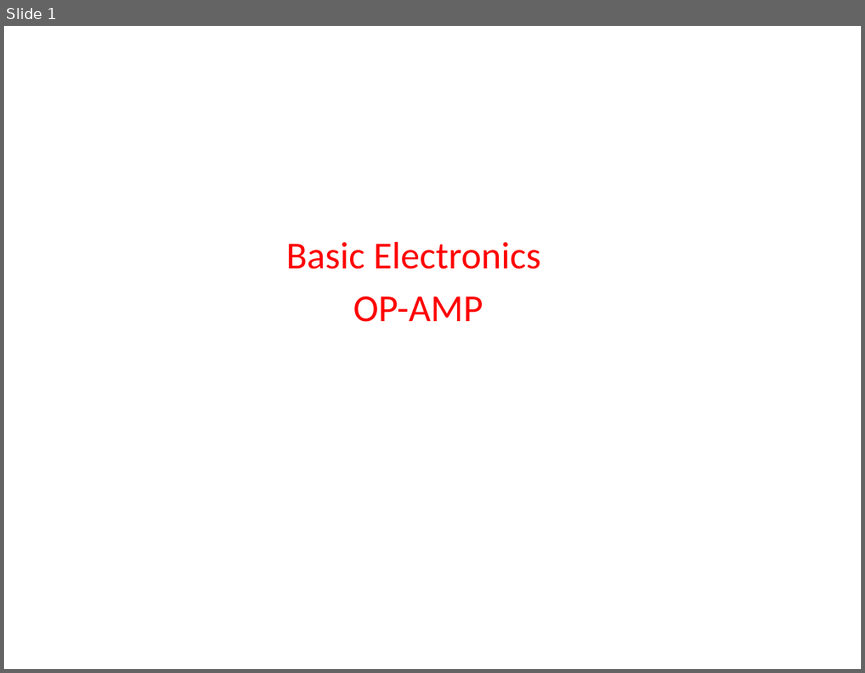
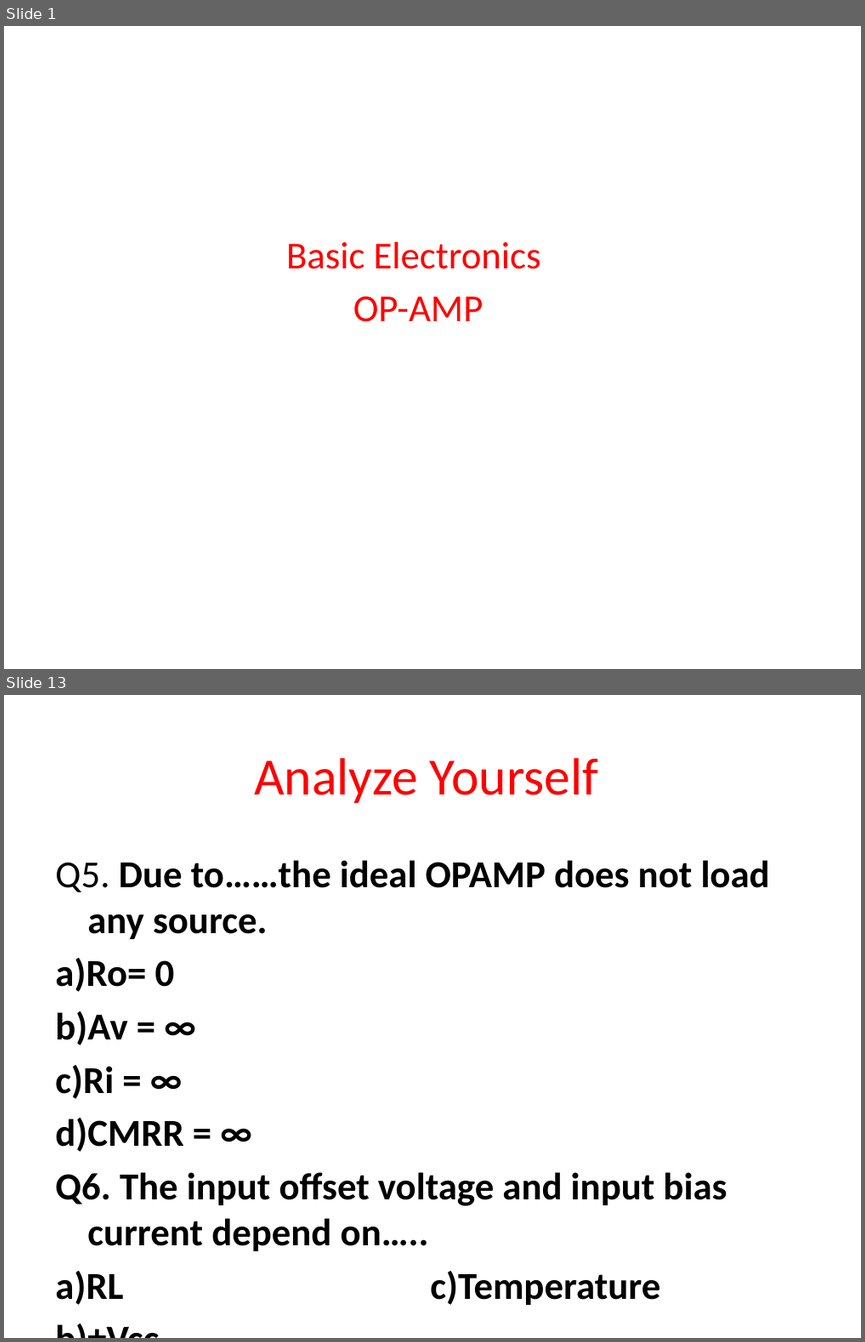
Before and after one commit to madhavirepe/OP-AMP, a slide deck: Op-Amp.pptx. Shown one above the other, each under a label of ours: slide 1 before the commit, slides 1 and 13 after it; the slides between them are not shown. The pictures are 865x673 and 865x1342 pixels, drawn with LibreOffice and Linux fonts; fonts in the diff are those of the drawing. Boxes give left, top, right and bottom in pixels: in the first picture for what was removed or moved away, otherwise in the second. Text is boxed around its words. In the diff, an @@ line names an element or a change of style, - is before the commit and + after.

```diff
--- a/Op-Amp.pptx
+++ b/Op-Amp.pptx
@@ slide 13 added at bbox=[4, 695, 861, 1338], background #FFFFFF @@
@@ title added at bbox=[254, 758, 598, 803], 44 pt, text #FF0000 @@
+Analyze Yourself
@@ text added at bbox=[55, 860, 770, 1304], 32 pt, text #000000, bold @@
+Q5. Due to……the ideal OPAMP does not load any source.
+a)Ro= 0
+b)Av = ∞
+c)Ri = ∞
+d)CMRR = ∞
+Q6. The input offset voltage and input bias current depend on…..
+a)RL c)Temperature
+b)±Vcc
```
Also in this commit, not shown: 27 other slides added.
